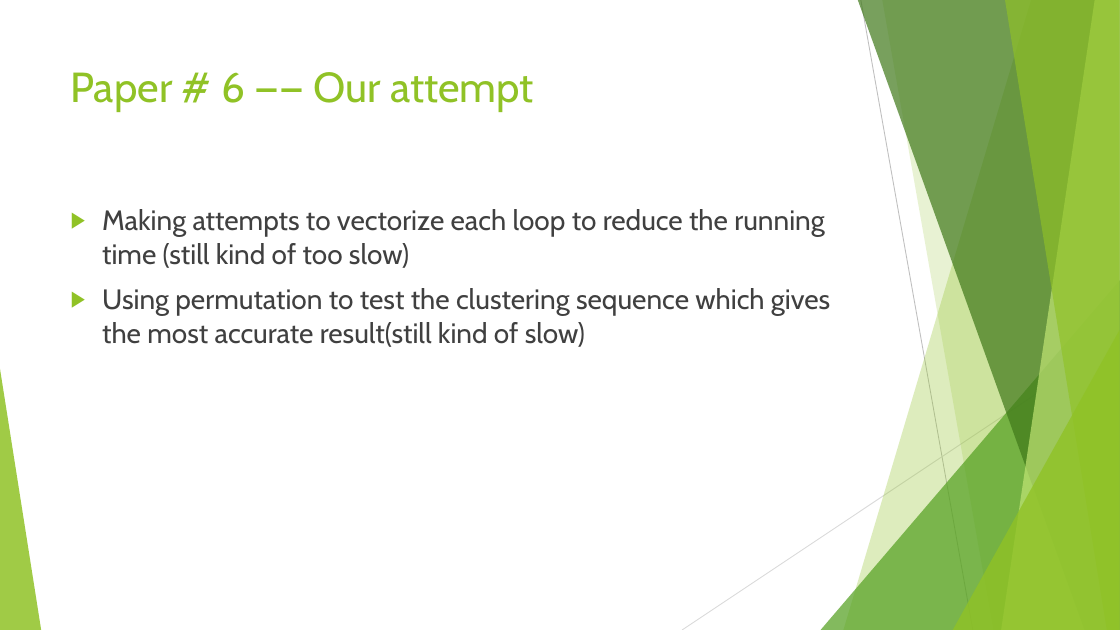
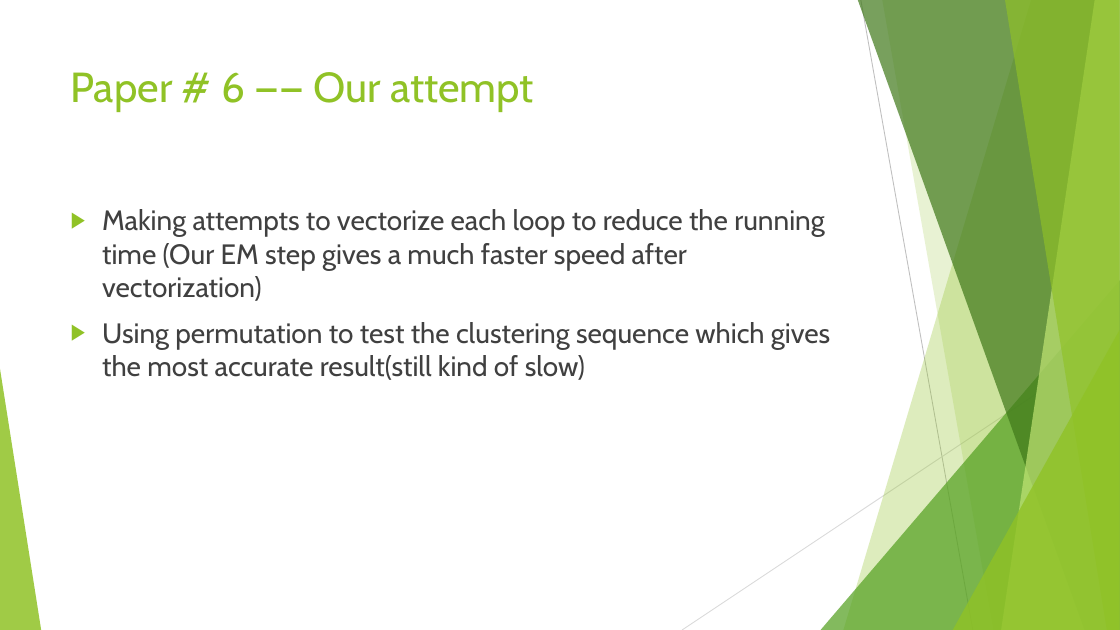
Before and after one commit to TZstatsADS/Spr2017-proj4-team1, a slide deck: slide 9 of doc/pre.pptx. Drawn at 1120x630 pixels with LibreOffice and Linux fonts; fonts in the diff are those of the drawing. Boxes give left, top, right and bottom in pixels: in the first picture for what was removed or moved away, otherwise in the second. Text is boxed around its words. In the diff, an @@ line names an element or a change of style, - is before the commit and + after.

```diff
--- a/doc/pre.pptx
+++ b/doc/pre.pptx
@@ text at (102,209,825,301): text changed @@
-▶ Making attempts to vectorize each loop to reduce the running time (still kind of too slow)
+▶ Making attempts to vectorize each loop to reduce the running time (Our EM step gives a much faster speed after vectorization)
```
Also in this commit, not shown: 1 other file.
